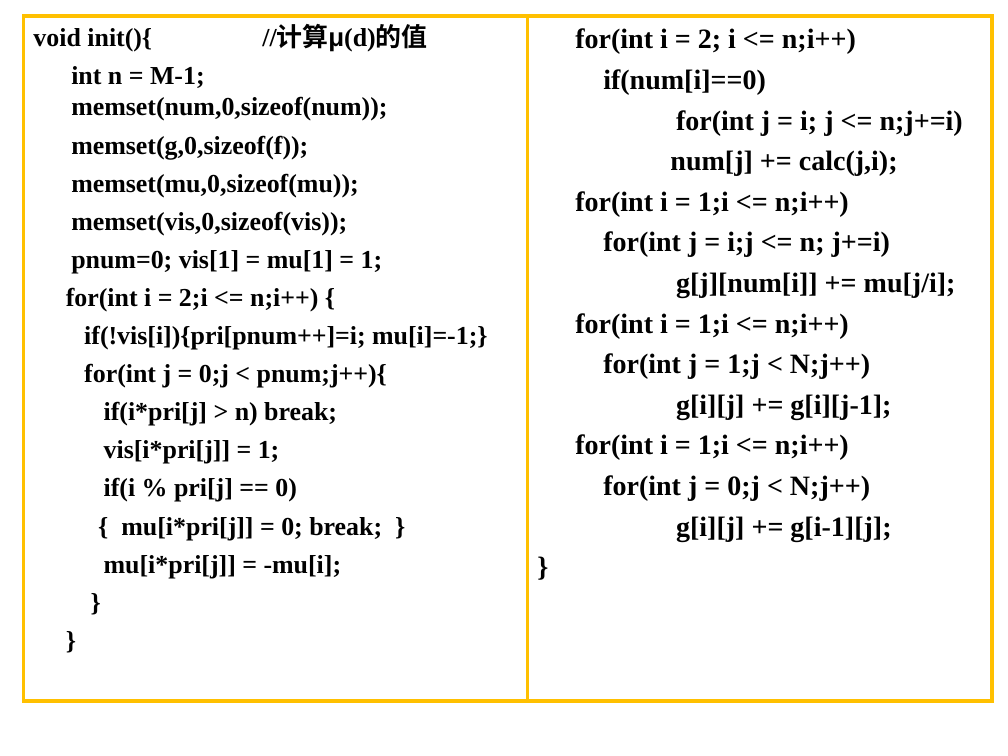
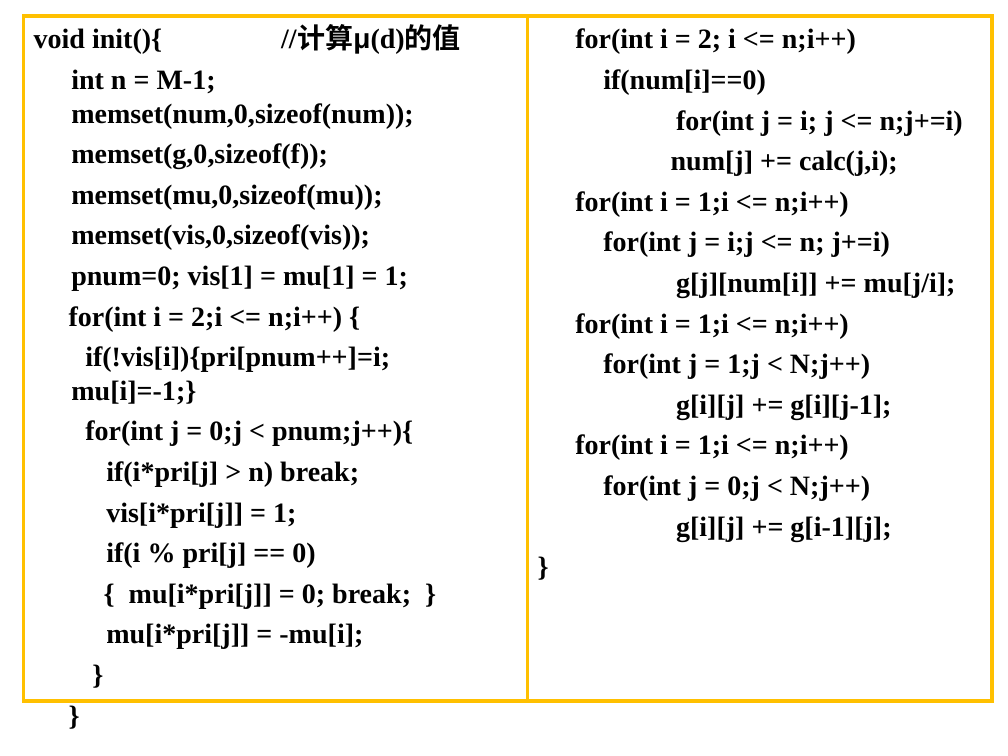
Before and after one commit to xiaohuihuigh/cpp, a slide deck: slide 42 of acm/acm选修/第7次课 莫比乌斯变换.ppt. Drawn at 1008x756 pixels with LibreOffice and Linux fonts; fonts in the diff are those of the drawing; background and template pictures are left out. Boxes give left, top, right and bottom in pixels: in the first picture for what was removed or moved away, otherwise in the second. Text is boxed around its words. In the diff, an @@ line names an element or a change of style, - is before the commit and + after.

```diff
--- a/acm/acm选修/第7次课 莫比乌斯变换.ppt
+++ b/acm/acm选修/第7次课 莫比乌斯变换.ppt
@@ rectangle "void init(){ //计算μ(d)的值" at (23, 16, 527, 702): size 18.5 to 20 pt; indent changed @@
```
Also in this commit, not shown: 48 other slides changed, 12 other files.
